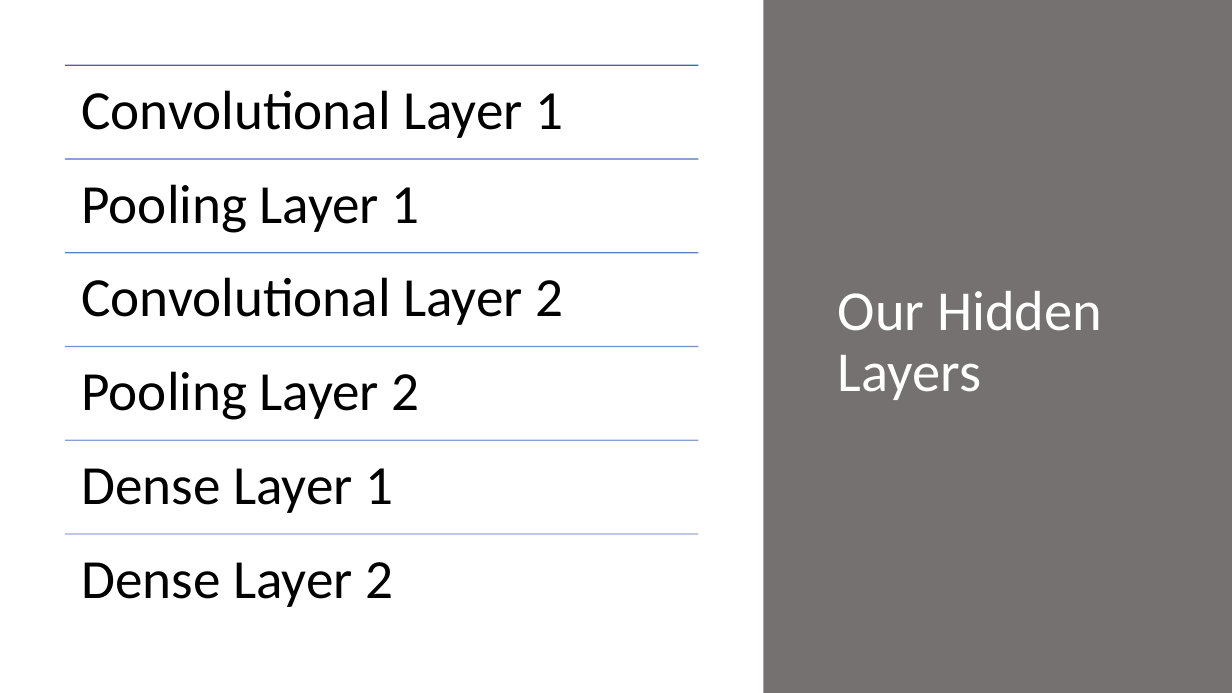
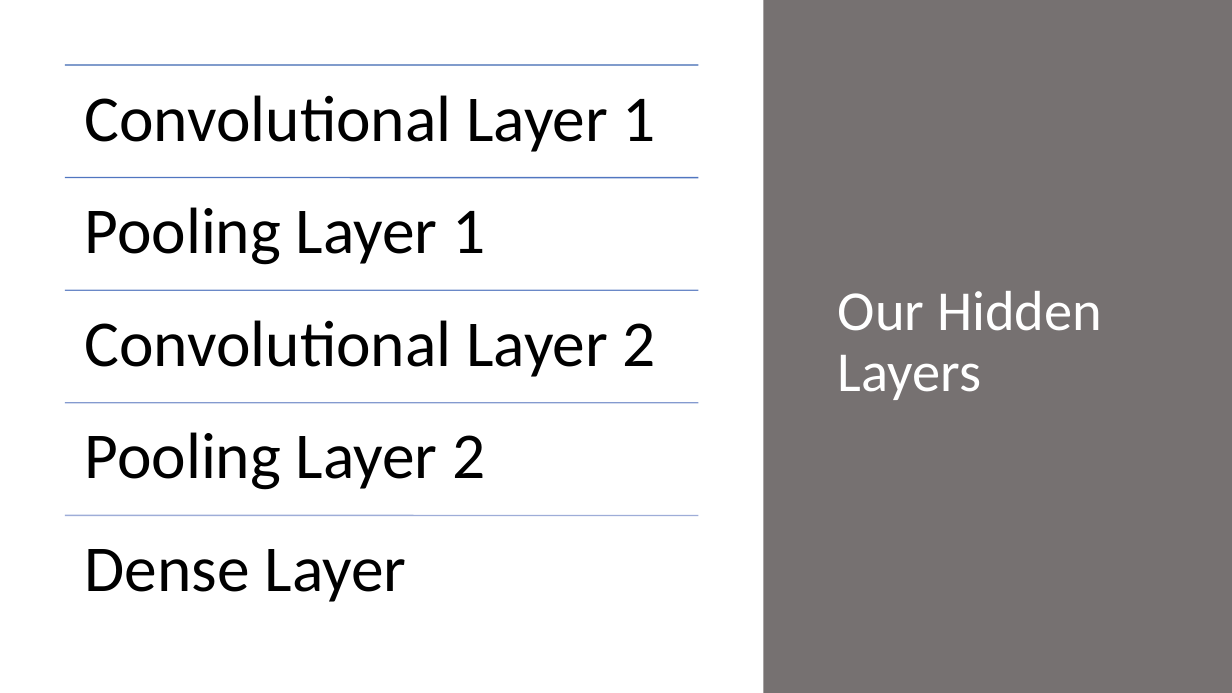
Before and after one commit to ChrisKalahiki/CNN-for-BelgiumTS-and-MNIST, a slide deck: slide 11 of RIPMazeRunner.pptx (slide 12 before the commit). Drawn at 1232x693 pixels with LibreOffice and Linux fonts; fonts in the diff are those of the drawing. Boxes give left, top, right and bottom in pixels: in the first picture for what was removed or moved away, otherwise in the second. Text is boxed around its words. In the diff, an @@ line names an element or a change of style, - is before the commit and + after.

```diff
--- a/RIPMazeRunner.pptx
+++ b/RIPMazeRunner.pptx
@@ text "Pooling Layer 1": place and size @@
-text "Pooling Layer 1" at bbox=[81, 184, 420, 233]
+text "Pooling Layer 1" at bbox=[85, 207, 485, 265]
@@ line moved from (65, 159) - (699, 159) to (65, 177) - (699, 177) @@
@@ line (65, 177) - (699, 177): stroke #4C73BF 1 pt to #5176C0 1 pt @@
@@ text "Convolutional Layer 2": place and size @@
-text "Convolutional Layer 2" at bbox=[81, 277, 563, 325]
+text "Convolutional Layer 2" at bbox=[85, 320, 656, 377]
@@ line moved from (65, 253) - (699, 253) to (65, 290) - (699, 290) @@
@@ line (65, 290) - (699, 290): stroke #6181C5 1 pt to #6C88C8 1 pt @@
@@ line removed from (65, 347) to (699, 347) @@
@@ size 43 to 51 pt; more space between paragraphs in 4 elements at bbox=[85, 95, 656, 152], bbox=[85, 207, 485, 265], bbox=[85, 320, 656, 377], bbox=[85, 432, 485, 490] @@
@@ text "Pooling Layer 2": place and size @@
-text "Pooling Layer 2" at bbox=[81, 371, 420, 420]
+text "Pooling Layer 2" at bbox=[85, 432, 485, 490]
@@ line moved from (65, 440) - (699, 440) to (65, 403) - (699, 403) @@
@@ line (65, 403) - (699, 403): stroke #8B9FD1 1 pt to #869BD0 1 pt @@
@@ text removed at bbox=[81, 468, 393, 513] @@
-Dense Layer 1
@@ line moved from (65, 534) - (699, 534) to (65, 516) - (699, 516) @@
@@ text at bbox=[85, 549, 407, 602]: text changed; size 43 to 51 pt @@
-Dense Layer 2
+Dense Layer
```
Also in this commit, not shown: 9 other slides changed, 2 slides added, 3 slides removed.
